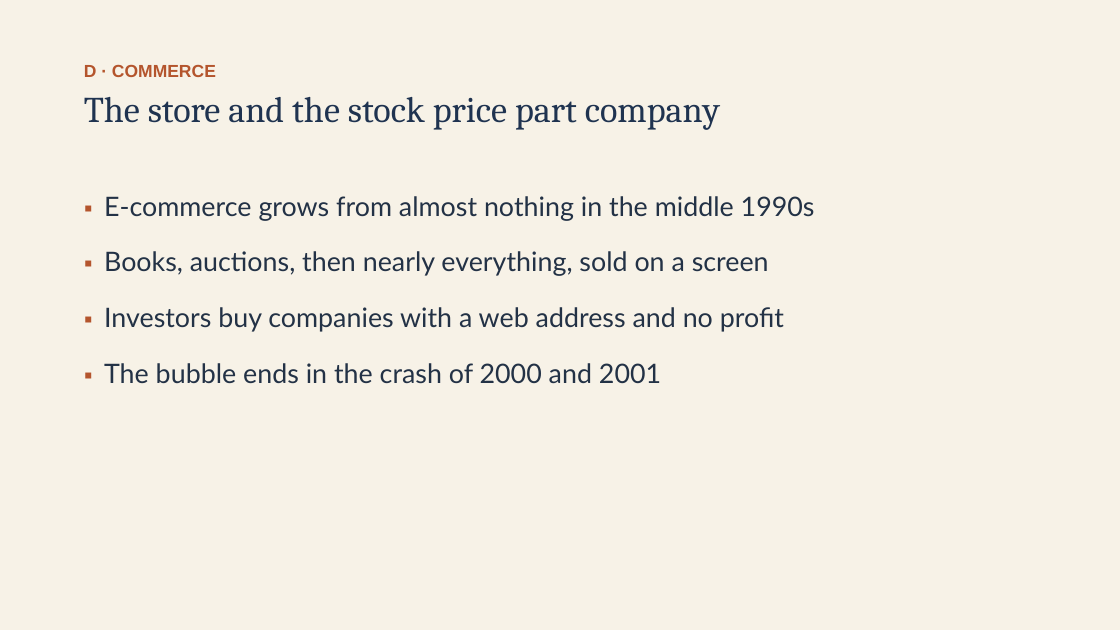
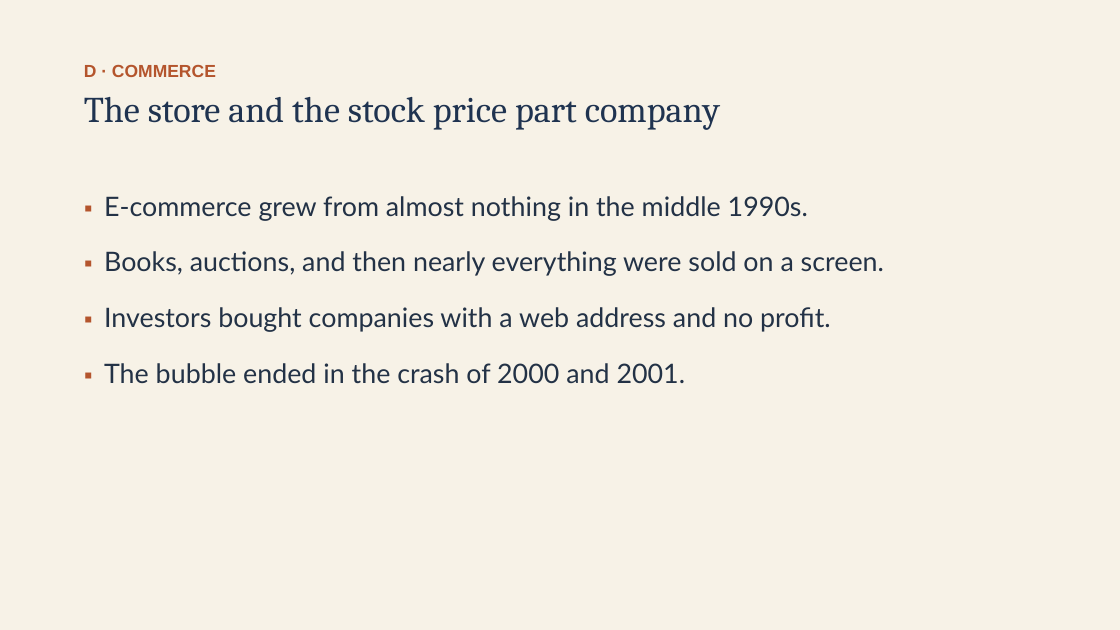
Before and after one commit to ab17gthb/humanities-curriculum-group, a slide deck: slide 13 of modern-america/lesson-04/lesson-04-slides.pptx. Drawn at 1120x630 pixels with LibreOffice and Linux fonts; fonts in the diff are those of the drawing. Boxes give left, top, right and bottom in pixels: in the first picture for what was removed or moved away, otherwise in the second. Text is boxed around its words. In the diff, an @@ line names an element or a change of style, - is before the commit and + after.

```diff
--- a/modern-america/lesson-04/lesson-04-slides.pptx
+++ b/modern-america/lesson-04/lesson-04-slides.pptx
@@ text at [104,196,884,384]: text changed @@
-▪ E-commerce grows from almost nothing in the middle 1990s
-▪ Books, auctions, then nearly everything, sold on a screen
-▪ Investors buy companies with a web address and no profit
-▪ The bubble ends in the crash of 2000 and 2001
+▪ E-commerce grew from almost nothing in the middle 1990s.
+▪ Books, auctions, and then nearly everything were sold on a screen.
+▪ Investors bought companies with a web address and no profit.
+▪ The bubble ended in the crash of 2000 and 2001.
```
Also in this commit, not shown: 8 other slides changed, 6 other files.
